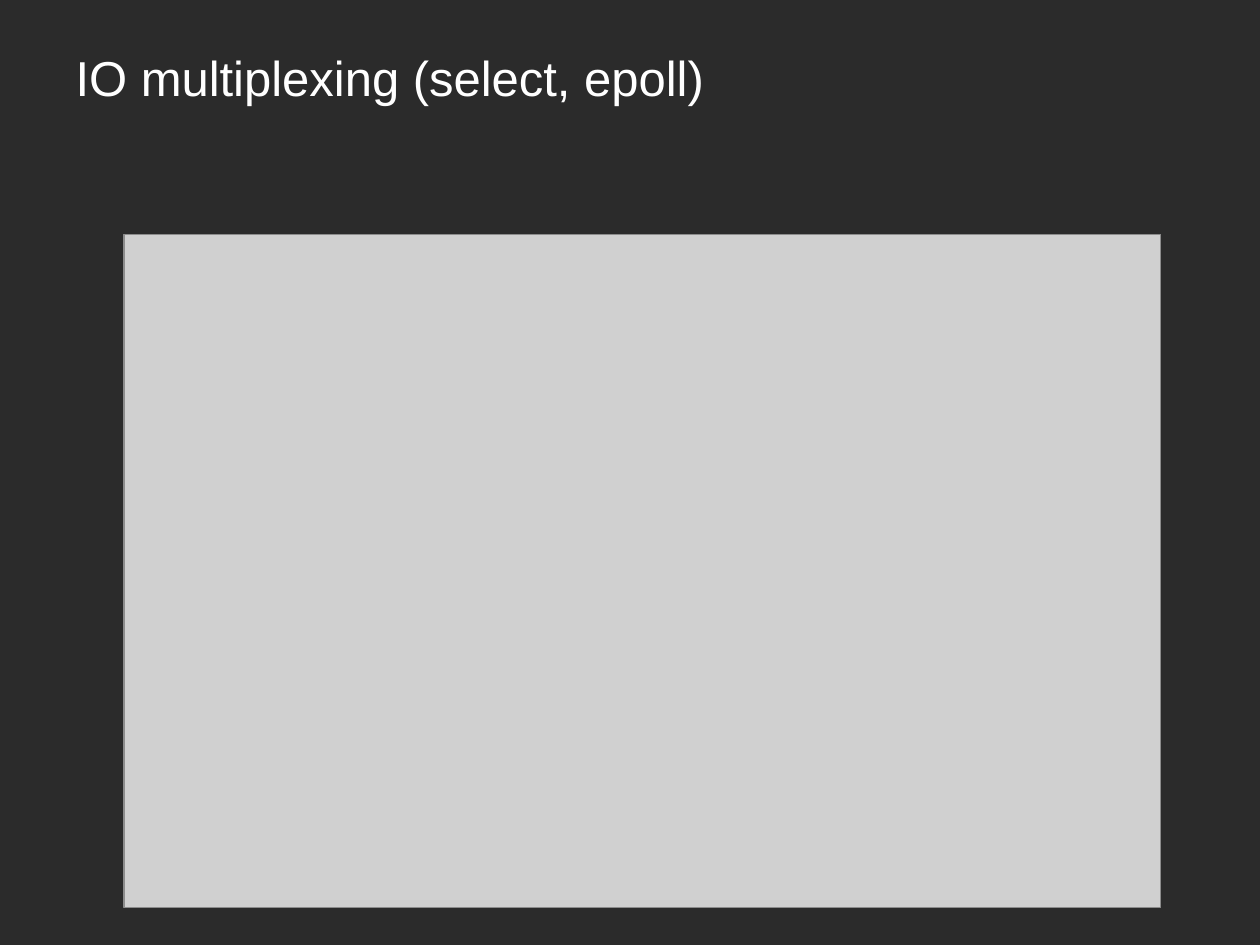
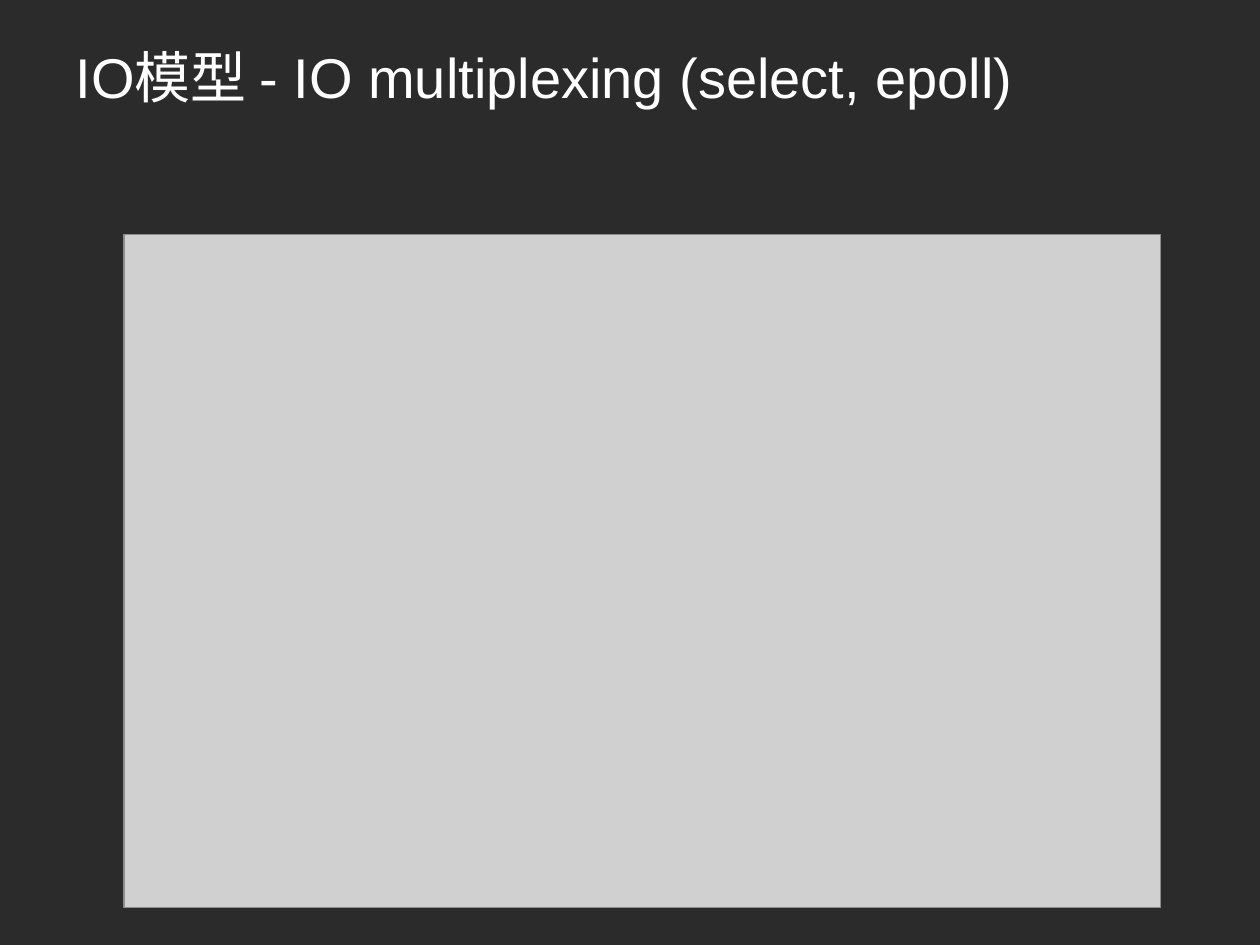
Before and after one commit to yilong7797/01-document, a slide deck: slide 9 of 05-netty/netty.pptx (slide 7 before the commit). Drawn at 1260x945 pixels with LibreOffice and Linux fonts; fonts in the diff are those of the drawing; grey boxes stand for pictures; background and template pictures are left out; a plain dark background stands for a picture behind light text. Boxes give left, top, right and bottom in pixels: in the first picture for what was removed or moved away, otherwise in the second. Text is boxed around its words. In the diff, an @@ line names an element or a change of style, - is before the commit and + after.

```diff
--- a/05-netty/netty.pptx
+++ b/05-netty/netty.pptx
@@ title at (76,54,1012,109): text changed; size 28 to 32 pt @@
-IO multiplexing (select, epoll)
+IO模型 - IO multiplexing (select, epoll)
```
Also in this commit, not shown: 14 other slides changed, 21 slides added, 18 slides removed, 1 other file.
